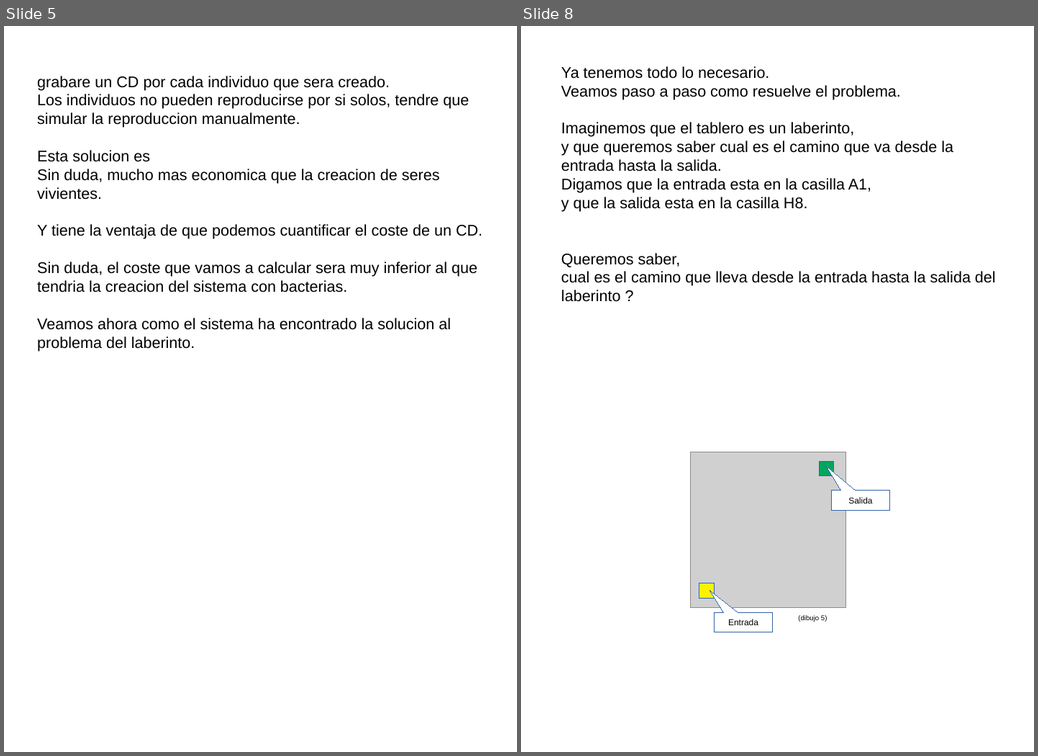
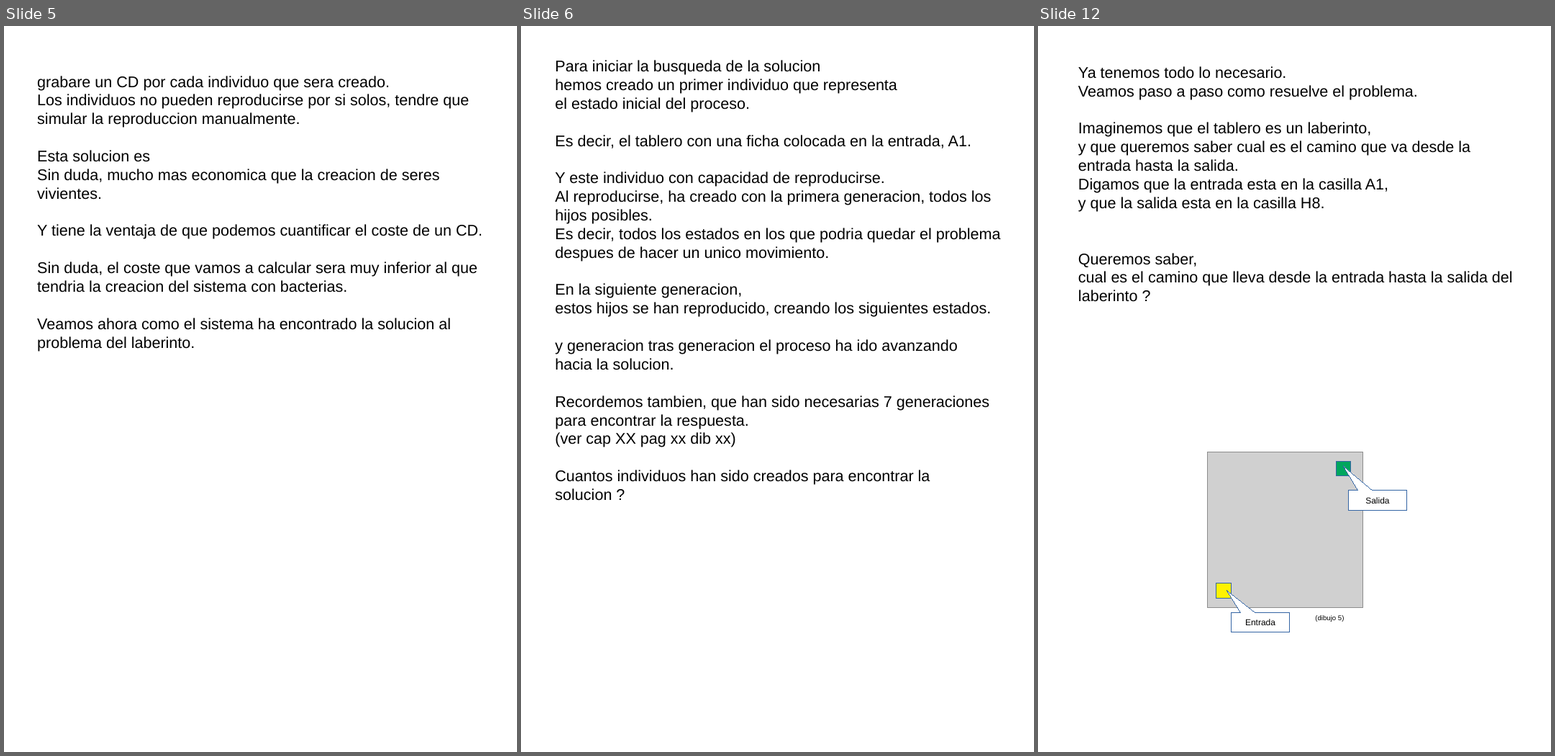
Before and after one commit to fabhrius/La-Cosa, a slide deck: capitulos/Coste/Coste.odp. Shown side by side, each under a label of ours: slides 5 and 8 before the commit, slides 5, 6 and 12 after it; the slides between them are not shown. The pictures are 1038x756 and 1555x756 pixels, drawn with LibreOffice and Linux fonts; fonts in the diff are those of the drawing; grey boxes stand for pictures. Boxes give left, top, right and bottom in pixels: in the first picture for what was removed or moved away, otherwise in the second. Text is boxed around its words. In the diff, an @@ line names an element or a change of style, - is before the commit and + after.

```diff
--- a/capitulos/Coste/Coste.odp
+++ b/capitulos/Coste/Coste.odp
@@ slide 6 added at <box>521,26,1034,752</box>, background #FFFFFF @@
@@ text added at <box>555,60,1001,500</box>, 18 pt, text #000000 @@
+Para iniciar la busqueda de la solucion
+hemos creado un primer individuo que representa
+el estado inicial del proceso.
+Es decir, el tablero con una ficha colocada en la entrada, A1.
+Y este individuo con capacidad de reproducirse.
+Al reproducirse, ha creado con la primera generacion, todos los hijos posibles.
+Es decir, todos los estados en los que podria quedar el problema despues de hacer un unico movimiento.
+En la siguiente generacion,
+estos hijos se han reproducido, creando los siguientes estados.
+y generacion tras generacion el proceso ha ido avanzando
+hacia la solucion.
+Recordemos tambien, que han sido necesarias 7 generaciones para encontrar la respuesta.
+(ver cap XX pag xx dib xx)
+Cuantos individuos han sido creados para encontrar la solucion ?
@@ what was slide 8 is now slide 12 @@
```
Also in this commit, not shown: 4 other slides added, 1 slide removed, 1 other file.
